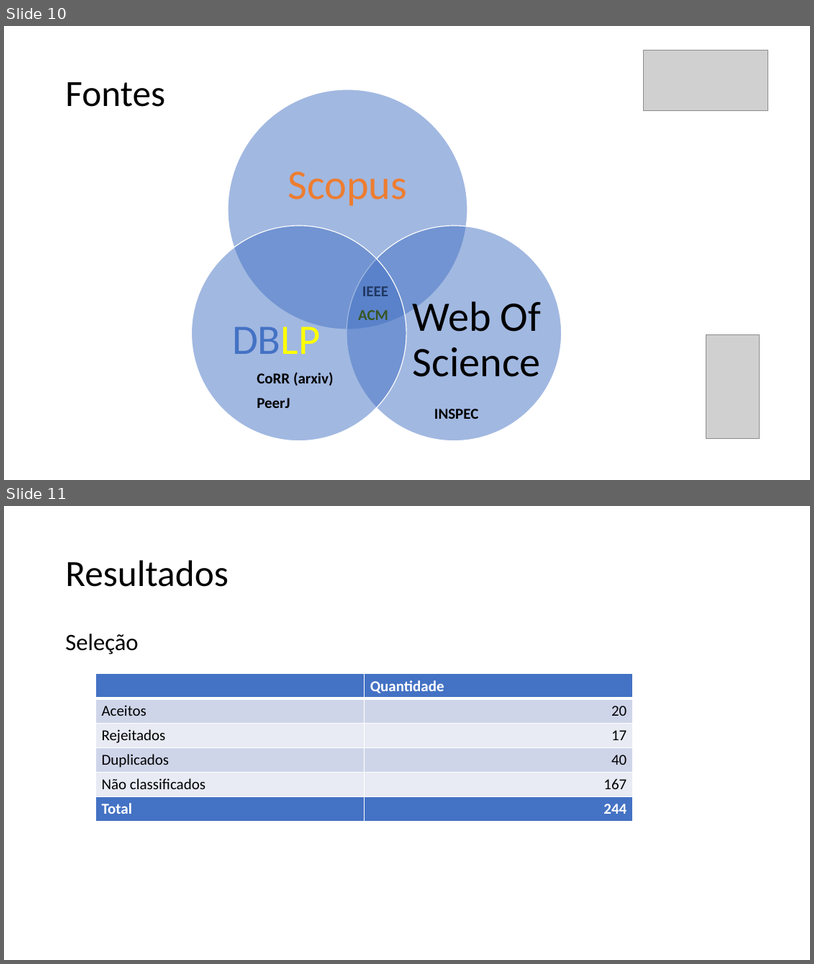
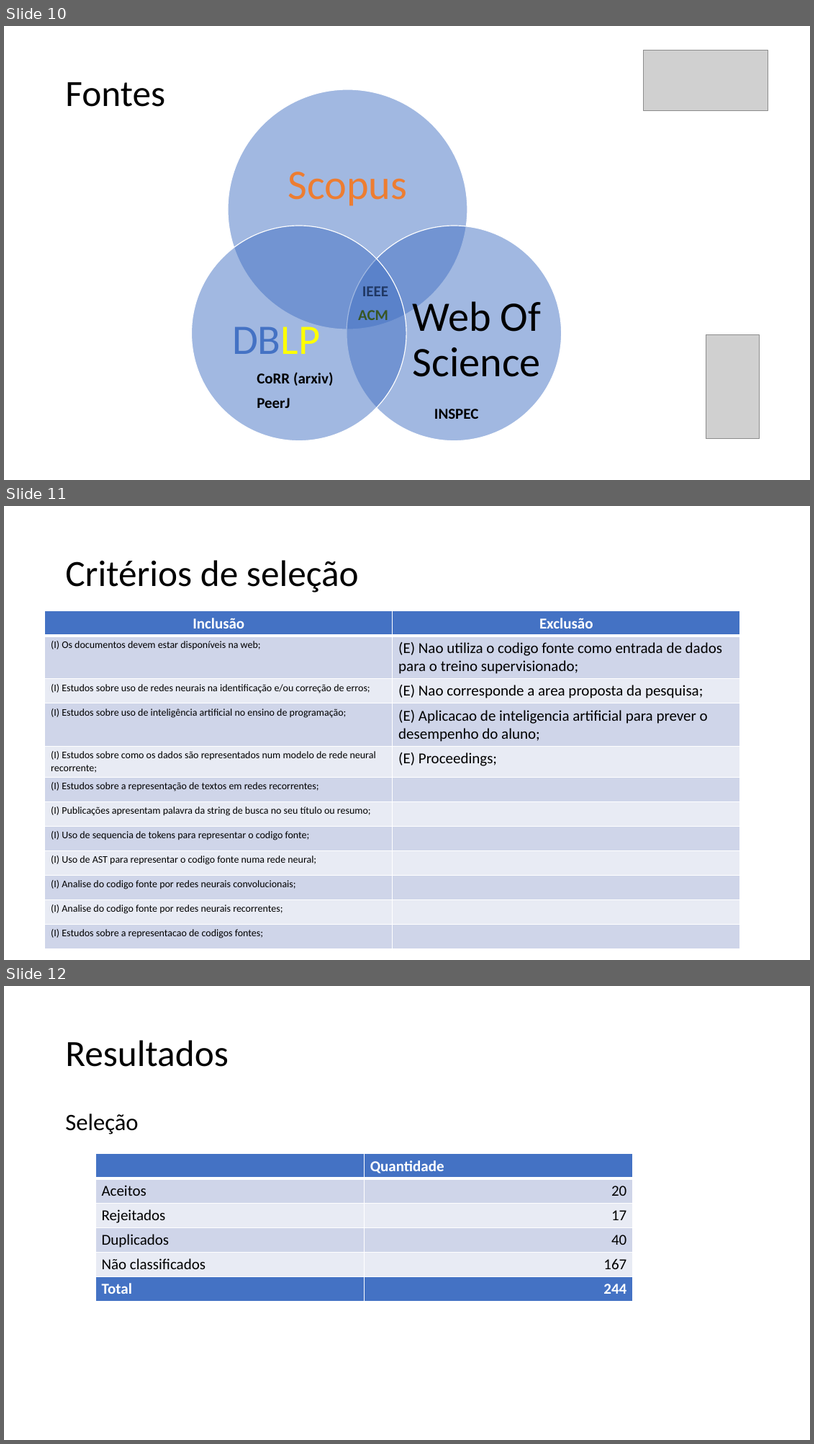
Before and after one commit to mrezende/mpq-discipline, a slide deck: exercise5/presentation/Apresentacao.pptx. Shown one above the other, each under a label of ours: slides 10 and 11 before the commit, slides 10, 11 and 12 after it. The pictures are 814x964 and 814x1444 pixels, drawn with LibreOffice and Linux fonts; fonts in the diff are those of the drawing; grey boxes stand for pictures. Boxes give left, top, right and bottom in pixels: in the first picture for what was removed or moved away, otherwise in the second. Text is boxed around its words. In the diff, an @@ line names an element or a change of style, - is before the commit and + after.

Commit message:
alteracao das palavras chaves

```diff
--- a/exercise5/presentation/Apresentacao.pptx
+++ b/exercise5/presentation/Apresentacao.pptx
@@ slide 11 added at <box>4,506,810,960</box>, background #FFFFFF @@
@@ title added at <box>65,560,359,592</box>, 44 pt, text #000000 @@
+Critérios de seleção
@@ table added at <box>45,611,741,947</box>, 12 rows, 2 columns @@
+Inclusão | Exclusão
+(I) Os documentos devem estar disponíveis na web; | (E) Nao utiliza o codigo fonte como entrada de dados para o treino supervisionado;
+(I) Estudos sobre uso de redes neurais na identificação e/ou correção de erros; | (E) Nao corresponde a area proposta da pesquisa;
+(I) Estudos sobre uso de inteligência artificial no ensino de programação; | (E) Aplicacao de inteligencia artificial para prever o desempenho do aluno;
+(I) Estudos sobre como os dados são representados num modelo de rede neural recorrente; | (E) Proceedings;
+(I) Estudos sobre a representação de textos em redes recorrentes; | 
+(I) Publicações apresentam palavra da string de busca no seu título ou resumo; | 
+(I) Uso de sequencia de tokens para representar o codigo fonte; | 
+(I) Uso de AST para representar o codigo fonte numa rede neural; | 
+(I) Analise do codigo fonte por redes neurais convolucionais; | 
+(I) Analise do codigo fonte por redes neurais recorrentes; | 
+(I) Estudos sobre a representacao de codigos fontes; | 
@@ what was slide 11 is now slide 12 @@
```
